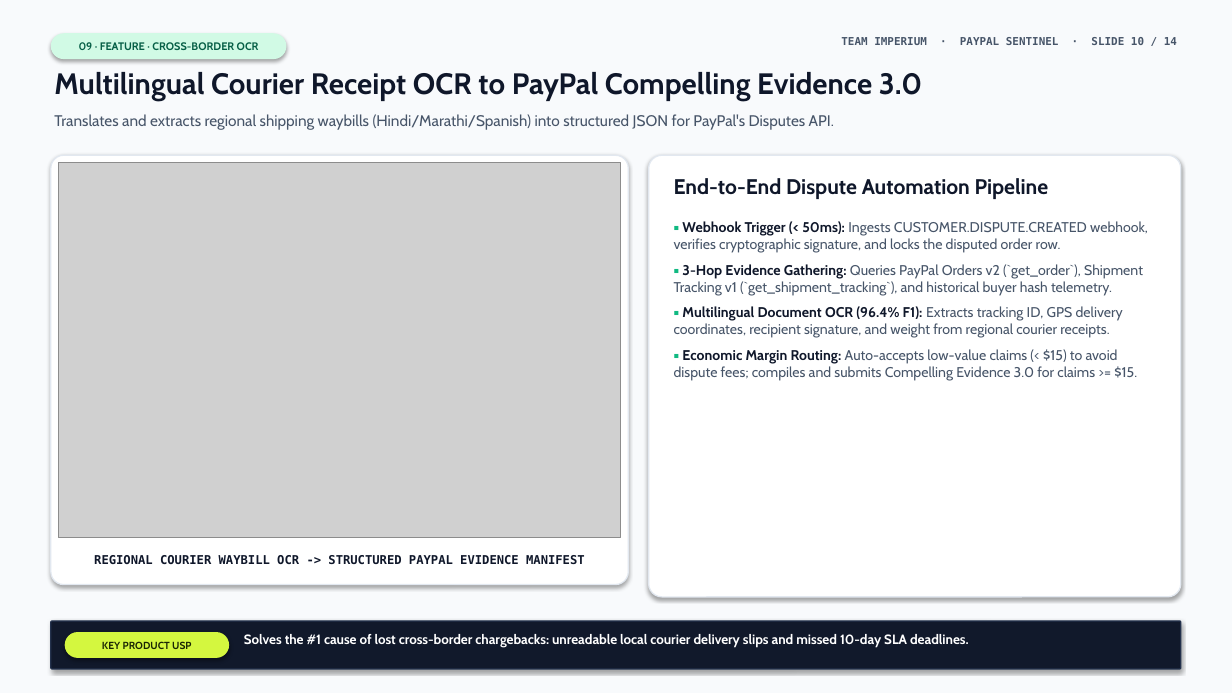
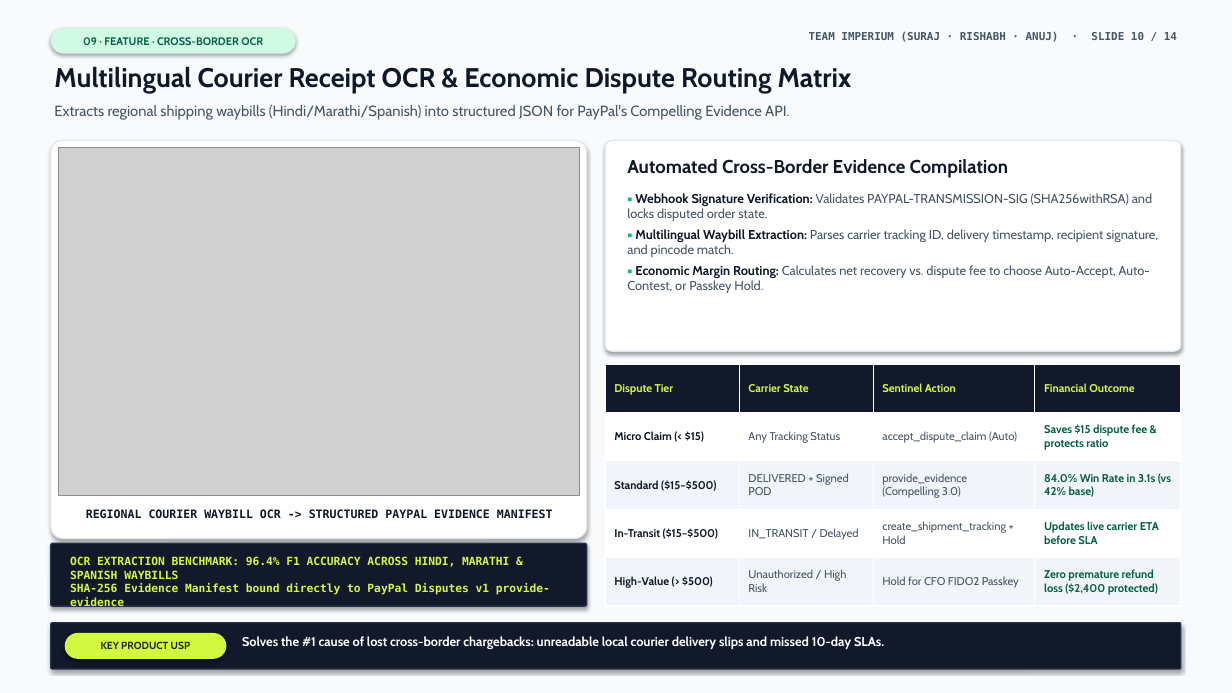
Before and after one commit to surajsaggam/PayPal, a slide deck: slide 10 of deliverables/presentation/PayPal-Sentinel-Executive-Deck.pptx. Drawn at 1232x693 pixels with LibreOffice and Linux fonts; fonts in the diff are those of the drawing; grey boxes stand for pictures. Boxes give left, top, right and bottom in pixels: in the first picture for what was removed or moved away, otherwise in the second. Text is boxed around its words. In the diff, an @@ line names an element or a change of style, - is before the commit and + after.

Commit message:
feat(ppt): fix all slide text overlaps, add flow strips & comparison/ROI tables, export PDF

```diff
--- a/deliverables/presentation/PayPal-Sentinel-Executive-Deck.pptx
+++ b/deliverables/presentation/PayPal-Sentinel-Executive-Deck.pptx
@@ rounded rectangle "09 · FEATURE · CROSS-BORDER ...": place and size @@
-rounded rectangle "09 · FEATURE · CROSS-BORDER ..." at (51,33,287,59)
+rounded rectangle "09 · FEATURE · CROSS-BORDER ..." at (51,28,296,54)
@@ text at (809,31,1177,42): text changed @@
-TEAM IMPERIUM · PAYPAL SENTINEL · SLIDE 10 / 14
+TEAM IMPERIUM (SURAJ · RISHABH · ANUJ) · SLIDE 10 / 14
@@ text at (54,66,852,94): text changed; size 23 to 21 pt @@
-Multilingual Courier Receipt OCR to PayPal Compelling Evidence 3.0
+Multilingual Courier Receipt OCR & Economic Dispute Routing Matrix
@@ text at (54,105,789,120): text changed; size 12 to 11.5 pt @@
-Translates and extracts regional shipping waybills (Hindi/Marathi/Spanish) into structured JSON for PayPal's Disputes API.
+Extracts regional shipping waybills (Hindi/Marathi/Spanish) into structured JSON for PayPal's Compelling Evidence API.
@@ rounded rectangle: place and size @@
-rounded rectangle at (51,155,628,585)
+rounded rectangle at (51,140,587,539)
@@ picture: place and size @@
-picture at (58,163,621,538)
+picture at (58,148,579,495)
@@ rounded rectangle: place and size @@
-rounded rectangle at (649,155,1181,597)
+rounded rectangle at (605,140,1181,351)
@@ text added at (627,159,1009,178), 14.5 pt, text #0F172A, bold @@
+Automated Cross-Border Evidence Compilation
@@ text removed at (674,178,1049,199) @@
-End-to-End Dispute Automation Pipeline
@@ text added at (627,193,1158,293), 10 pt, text #475569 @@
+▪ Webhook Signature Verification: Validates PAYPAL-TRANSMISSION-SIG (SHA256withRSA) and locks disputed order state.
+▪ Multilingual Waybill Extraction: Parses carrier tracking ID, delivery timestamp, recipient signature, and pincode match.
+▪ Economic Margin Routing: Calculates net recovery vs. dispute fee to choose Auto-Accept, Auto-Contest, or Passkey Hold.
@@ text removed at (674,221,1148,381) @@
-▪ Webhook Trigger (< 50ms): Ingests CUSTOMER.DISPUTE.CREATED webhook, verifies cryptographic signature, and locks the disputed order row.
-▪ 3-Hop Evidence Gathering: Queries PayPal Orders v2 (`get_order`), Shipment Tracking v1 (`get_shipment_tracking`), and historical buyer hash telemetry.
-▪ Multilingual Document OCR (96.4% F1): Extracts tracking ID, GPS delivery coordinates, recipient signature, and weight from regional courier receipts.
-▪ Economic Margin Routing: Auto-accepts low-value claims (< $15) to avoid dispute fees; compiles and submits Compelling Evidence 3.0 for claims >= $15.
@@ table added at (605,364,1181,606), 5 rows, 4 columns @@
+Dispute Tier | Carrier State | Sentinel Action | Financial Outcome
+Micro Claim (< $15) | Any Tracking Status | accept_dispute_claim (Auto) | Saves $15 dispute fee & protects ratio
+Standard ($15–$500) | DELIVERED + Signed POD | provide_evidence (Compelling 3.0) | 84.0% Win Rate in 3.1s (vs 42% base)
+In-Transit ($15–$500) | IN_TRANSIT / Delayed | create_shipment_tracking + Hold | Updates live carrier ETA before SLA
+High-Value (> $500) | Unauthorized / High Risk | Hold for CFO FIDO2 Passkey | Zero premature refund loss ($2,400 protected)
@@ text "REGIONAL COURIER WAYBILL OCR -> ...": place and size @@
-text "REGIONAL COURIER WAYBILL OCR -> ..." at (94,555,585,564)
+text "REGIONAL COURIER WAYBILL OCR -> ..." at (86,509,553,518)
@@ text "REGIONAL COURIER WAYBILL OCR -> ..." at (86,509,553,518): size 9.5 to 9 pt @@
@@ rounded rectangle added at (51,543,587,606), fill #11192B, outline #24324D 1 pt @@
@@ text added at (70,556,550,609), 8.8 pt, text #D4F73F, bold @@
+OCR EXTRACTION BENCHMARK: 96.4% F1 ACCURACY ACROSS HINDI, MARATHI & SPANISH WAYBILLS
+SHA-256 Evidence Manifest bound directly to PayPal Disputes v1 provide-evidence
@@ text at (242,636,884,649): text changed; size 10.5 to 10 pt @@
-Solves the #1 cause of lost cross-border chargebacks: unreadable local courier delivery slips and missed 10-day SLA deadlines.
+Solves the #1 cause of lost cross-border chargebacks: unreadable local courier delivery slips and missed 10-day SLAs.
```
Also in this commit, not shown: 13 other slides changed, 4 other files.
